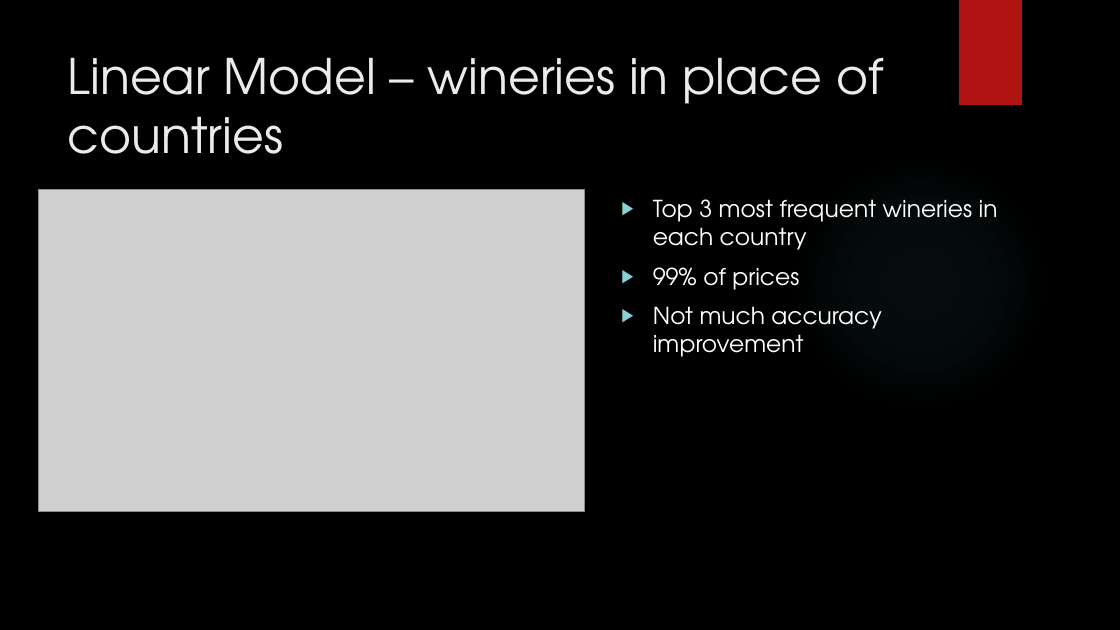
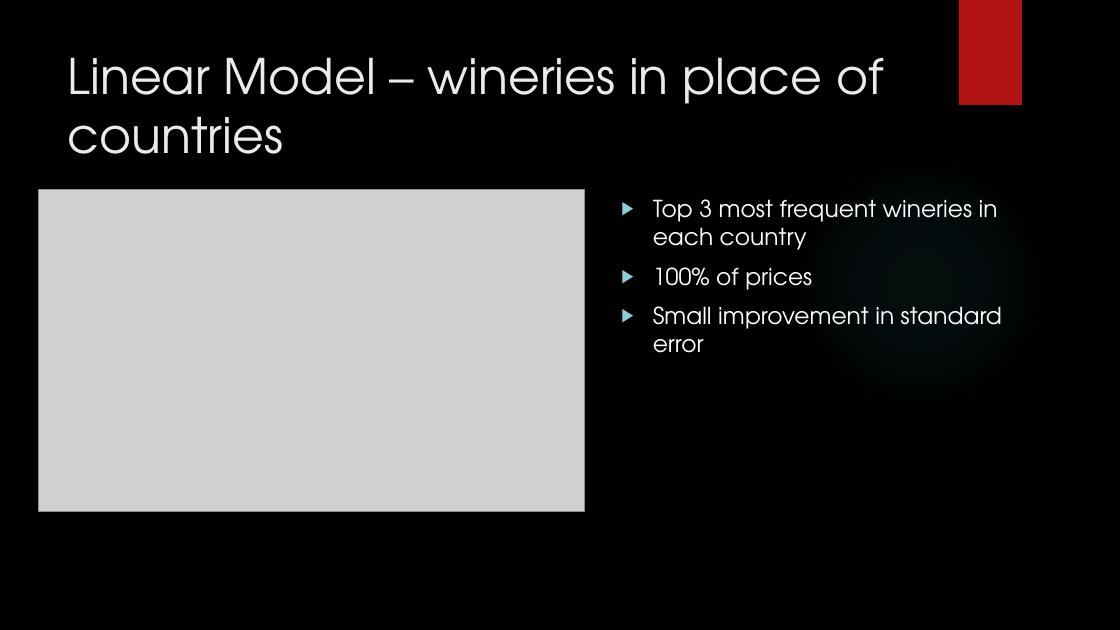
Before and after one commit to chengh8/Final-Project, a slide deck: slide 5 of Presentation/Price_presentation.pptx (slide 3 before the commit). Drawn at 1120x630 pixels with LibreOffice and Linux fonts; fonts in the diff are those of the drawing; grey boxes stand for pictures; background and template pictures are left out. Boxes give left, top, right and bottom in pixels: in the first picture for what was removed or moved away, otherwise in the second. Text is boxed around its words. In the diff, an @@ line names an element or a change of style, - is before the commit and + after.

```diff
--- a/Presentation/Price_presentation.pptx
+++ b/Presentation/Price_presentation.pptx
@@ text at bbox=[653, 267, 1002, 353]: text changed @@
-▶ 99% of prices
-▶ Not much accuracy improvement
+▶ 100% of prices
+▶ Small improvement in standard error
```
Also in this commit, not shown: 2 other slides changed, 4 slides added, 1 slide removed.
